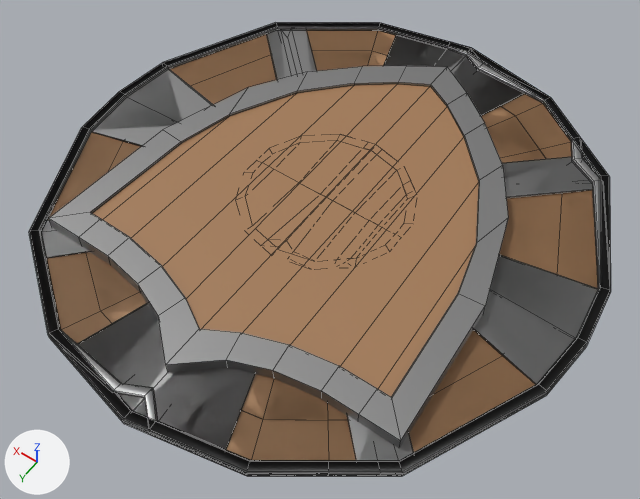
The Blender file Primeira_Sala/Armas.blend as it was, and as the next commit left it.
Rendered twice from a camera (50 mm lens) standing at (-0.483, 0.692, 0.981) and looking at (-0.024, 0.05, -0.028). The axes (+X, +Y, +Z) are drawn at lower left. The lights are the same throughout. Mesh edges are drawn as thin lines.

In view in the first picture: 'Shield_00', 'Shield_01', 'Shield_02', 'Worn_Shield_00', 'Worn_Shield_01'.
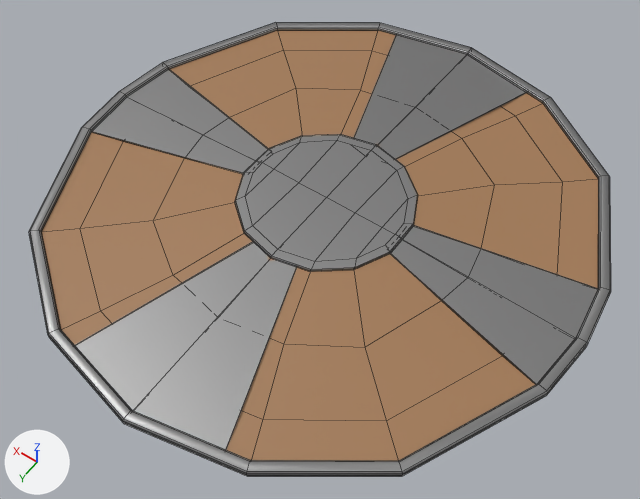
The change, as a list of edits to the scene's bpy script:
```text
Change ob_shield_01:
    add ob_shield_01.hide_set(True)
Change ob_shield_02:
    add ob_shield_02.hide_set(True)
Change ob_worn_shield_00:
    add ob_worn_shield_00.hide_set(True)
Change ob_worn_shield_01:
    add ob_worn_shield_01.hide_set(True)
```

Where the change shows, as pixel boxes [x1, y1, x2, y2] in the pictures (640 x 499 px):
'Shield_02', hidden: before [49, 66, 508, 448]
'Worn_Shield_00', hidden: before [29, 23, 611, 476]
'Worn_Shield_01', hidden: before [49, 23, 550, 474]
'Shield_01', hidden: before [41, 30, 593, 475]
'Shield_00', unchanged, uncovered by the edit: before [91, 70, 611, 476]; after [29, 23, 611, 476]
